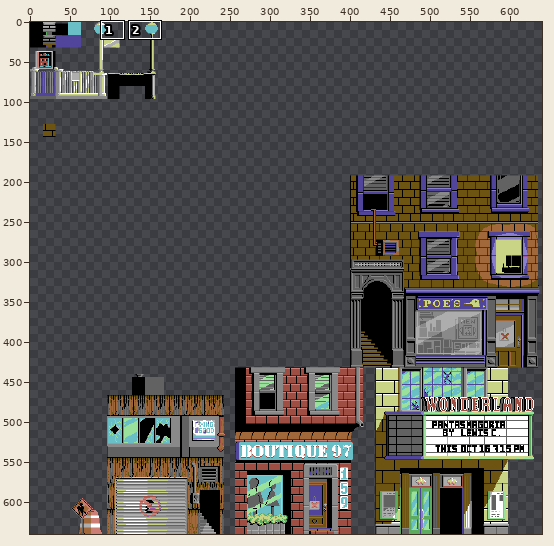
Two versions of one pixel-art file, src/assets/aseprite/StreetTileset.aseprite. Above: a wide view before the commit, with the close-up outlined.
Close-up. Old version:
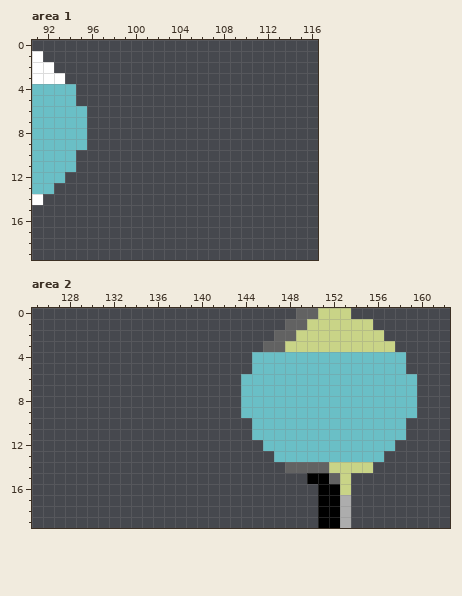
640x640 pixels, 1 frame. Shown: area 1: x 91..116, y 0..19; area 2: x 125..162, y 0..19. The commit also changed other parts of the picture, which this record leaves out.
After the commit:
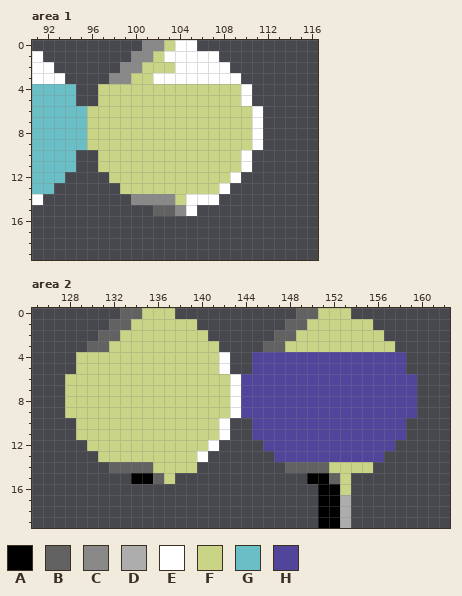
Palette (. is transparent): A #000000  B #626262  C #898989  D #adadad  E #ffffff  F #c9d487  G #6abfc6  H #50459b
What changed:
Changed rows in their new state; - is an unchanged pixel.
Area 1:
first column x 96:
 0 -----CCFEE------
 1 ----CCFEEEEE----
 2 ---CCFFFEEEEE---
 3 --CCFFEEEEEEEE--
 4 -FFFFFFFFFFFFFE-
 5 -FFFFFFFFFFFFFE-
 6 FFFFFFFFFFFFFFFE
 7 FFFFFFFFFFFFFFFE
 8 FFFFFFFFFFFFFFFE
 9 FFFFFFFFFFFFFFFE
10 -FFFFFFFFFFFFFE-
11 -FFFFFFFFFFFFFE-
12 --FFFFFFFFFFFE--
13 ---FFFFFFFFFE---
14 ----CCCCFEEE----
15 ------BBCE------
Area 2:
first column x 128:
 0 -----BBFFF----------------------
 1 ----BBFFFFFF--------------------
 2 ---BBFFFFFFFF-------------------
 3 --BBFFFFFFFFFF------------------
 4 -FFFFFFFFFFFFFE--HHHHHHHHHHHHHH-
 5 -FFFFFFFFFFFFFE--HHHHHHHHHHHHHH-
 6 FFFFFFFFFFFFFFFEHHHHHHHHHHHHHHHH
 7 FFFFFFFFFFFFFFFEHHHHHHHHHHHHHHHH
 8 FFFFFFFFFFFFFFFEHHHHHHHHHHHHHHHH
 9 FFFFFFFFFFFFFFFEHHHHHHHHHHHHHHHH
10 -FFFFFFFFFFFFFE--HHHHHHHHHHHHHH-
11 -FFFFFFFFFFFFFE--HHHHHHHHHHHHHH-
12 --FFFFFFFFFFFE----HHHHHHHHHHHH--
13 ---FFFFFFFFFE------HHHHHHHHHH---
14 ----BBBBFFFF--------------------
15 ------AABF----------------------
